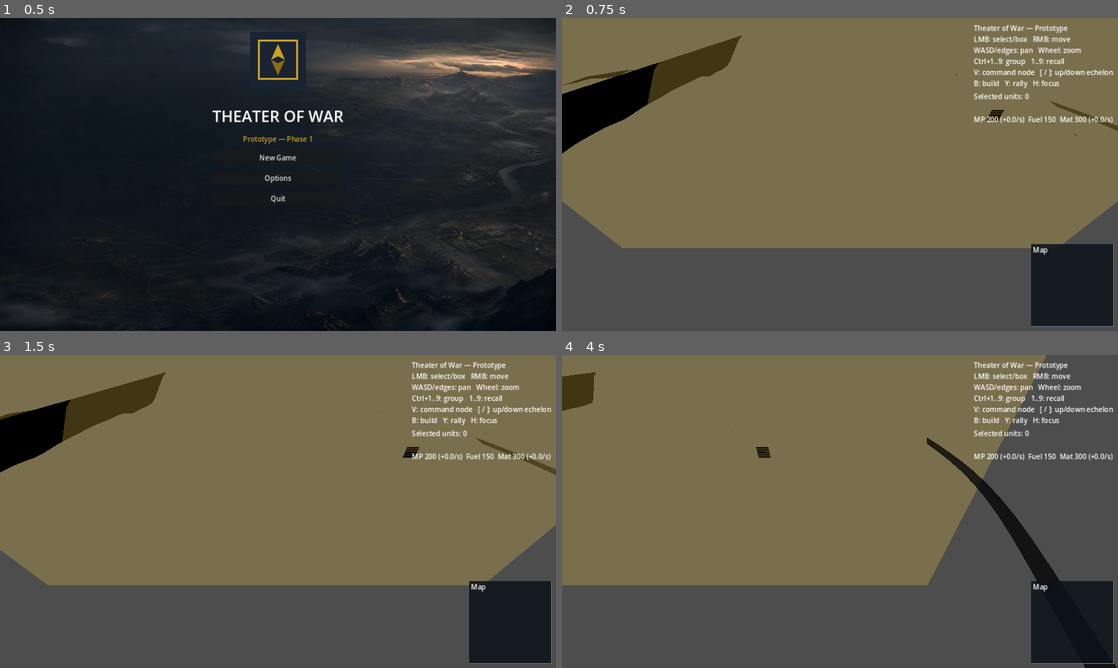
Above: before the commit, frames 1-4 (two rows, left to right).
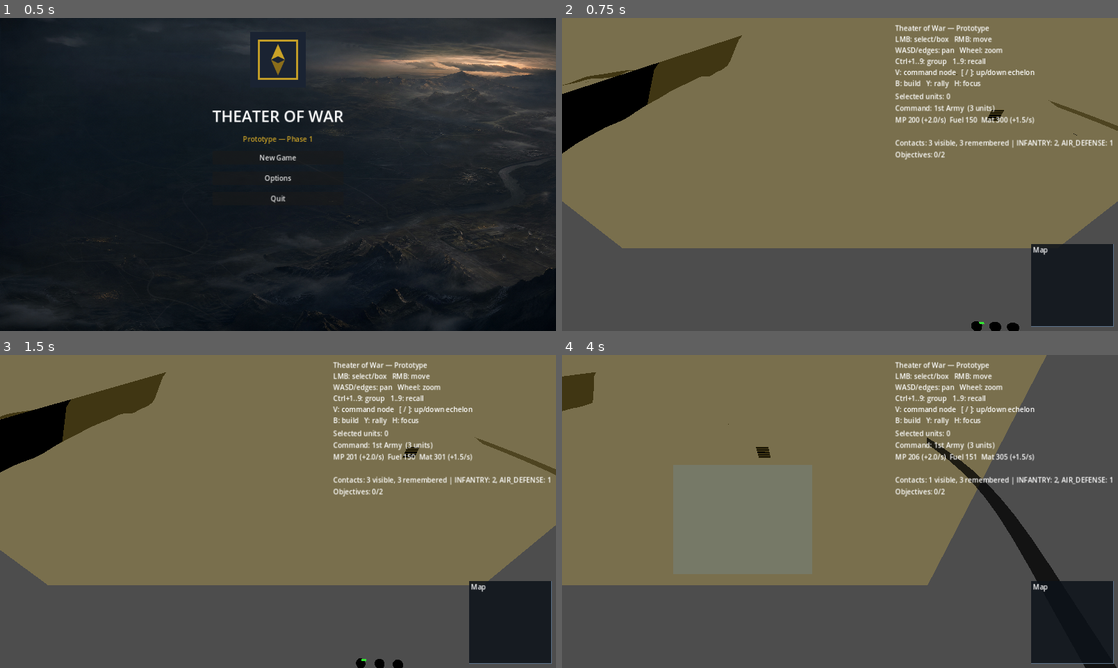
Above: after the commit, the same moments.

Repository: melsofany/Theater-of-War-
Game: Godot game, scene res://src/UI/MainMenu.tscn
Two runs of this game, one before a commit and one after it. Both use one fixed random seed, a clock stepped at 60 frames per second and the inputs below.
Inputs (mouse positions are in pixels of both pictures, inside the frame that each line leads up to):
- Up to frame 1 (0.5 s): no input
- Up to frame 2 (0.75 s): click "New Game" at 0.5 s
- Up to frame 3 (1.5 s): tap Enter at 1.25 s; move the mouse to (400, 495) at 1.27 s; hold D (move_east) from 1.28 s (still down); hold Shift from 1.28 s (still down); click (400, 495) at 1.42 s
- Up to frame 4 (4 s): release D (move_east) at 2 s; release Shift at 2 s; drag from (728, 527) to (812, 574) at 2.02 s; move the mouse to (895, 442) at 2.77 s; hold D (move_east) 2.78-3.5 s; tap Ctrl at 2.85 s; drag from (812, 574) to (673, 464) at 3.52 s

Frame 1 is identical in both runs. In frame 2, 3.7% of the frame differs, in the area x 59-100%, y 2-100%; in frame 3, 3.7%; in frame 4, 12%, in the area x 20-100%, y 2-70%.

Commit message:
Resolve runtime world and camera references

Diff:
--- a/src/UI/PlayerController.gd
+++ b/src/UI/PlayerController.gd
@@ -20,6 +20,11 @@
 
 
 func _ready() -> void:
+	# Resolve scene references explicitly for direct scene instantiation and runtime scene changes.
+	if world == null:
+		world = get_node_or_null("../World") as World
+	if camera == null:
+		camera = get_node_or_null("../Camera3D") as RTSCamera
 	_player_faction = Faction.make("blue", "Blue Force", Color(0.2, 0.4, 0.9), ["red"], true)
 	_enemy_faction = Faction.make("red", "Red Force", Color(0.85, 0.2, 0.2), ["blue"], false)
 	if not command_marker_scene:
